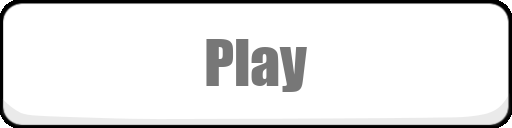
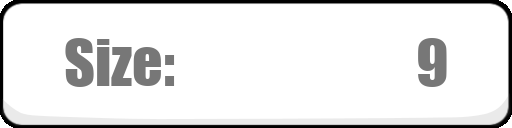
The second 512 x 128 image is a revision of the first. Changes to its layers:
renamed "Play" to "Size: 9", painted on it over left=65, top=38, right=447, bottom=92
